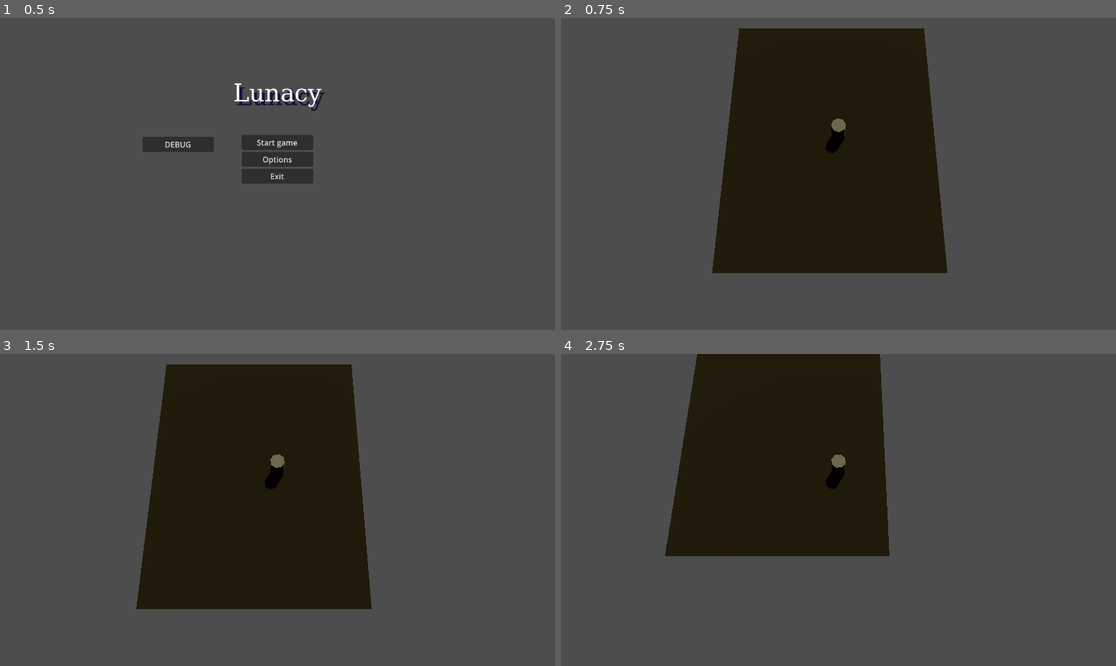
Above: before the commit, frames 1-4 (two rows, left to right).
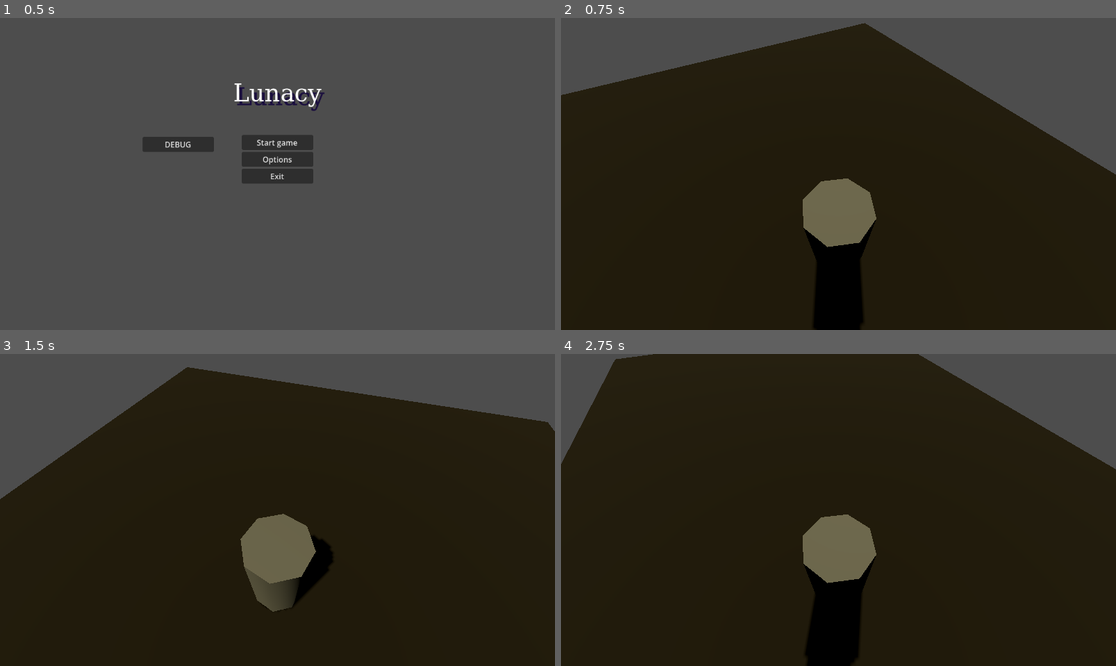
Above: after the commit, the same moments.

Repository: Sufforine/lunacy
Game: Godot game, scene res://scenes/main_menu.tscn
Two runs of this game, one before a commit and one after it. Both use one fixed random seed, a clock stepped at 60 frames per second and the inputs below.
Inputs (mouse positions are in pixels of both pictures, inside the frame that each line leads up to):
- Up to frame 1 (0.5 s): no input
- Up to frame 2 (0.75 s): click "DEBUG" at 0.5 s
- Up to frame 3 (1.5 s): tap Enter at 1.25 s; move the mouse to (399, 494) at 1.27 s; hold D (move_right) from 1.28 s (still down); click (399, 494) at 1.42 s
- Up to frame 4 (2.75 s): move the mouse to (727, 525) at 2.02 s; release D (move_right) at 2.03 s; hold S (move_backward) from 2.03 s (still down); click (727, 525) at 2.17 s

Frame 1 is identical in both runs. In frame 2, 57% of the frame differs, in the area x 0-100%, y 1-100%; in frame 3, 60%; in frame 4, 69%, in the area x 0-100%, y 0-100%.

Commit message:
Camera - sketches

Diff:
--- a/Player/player.gd
+++ b/Player/player.gd
@@ -1,47 +1,50 @@
 class_name Player
 extends CharacterBody3D
 
-## Player move speed
+## Скорость движения
 @export var move_speed: float = 5.0
+## Скорость поворота персонажа (лицом по направлению движения)
+@export var rotation_speed: float = 10.0
 
-## Rotation ease speed
-@export var ease_speed: float = 5.0
-
-## Camera rig
-@onready var camera_rig = $CameraRig
+## Ссылка на вашу новую камеру-риг
+@onready var camera_rig = $CameraPivot # Убедитесь, что имя совпадает с узлом в сцене
 
 func _physics_process(delta: float) -> void:
-	_handle_movement()
-	_handle_rotation(delta)
+	_handle_movement(delta)
 
-## Handle player movement
-func _handle_movement() -> void:
-	var input_dir = InputManager.get_input_direction()
-	var velocity_vector = input_dir * move_speed
-	velocity.x = velocity_vector.x
-	velocity.z = velocity_vector.z
+func _handle_movement(delta: float) -> void:
+	# 1. Получаем вектор ввода (например, WASD)
+	var input_dir = InputManager.get_input_direction() # Ожидается Vector3
+
+	# 2. Берем базис (направление) камеры
+	# .basis.z — это куда смотрит камера "вглубь"
+	# .basis.x — это "право" камеры
+	var camera_basis = camera_rig.global_transform.basis
+
+	# 3. Рассчитываем направление движения относительно камеры
+	# Мы обнуляем Y, чтобы игрок не пытался "лететь" вверх, если камера наклонена
+	var forward = camera_basis.z
+	var right = camera_basis.x
+	forward.y = 0
+	right.y = 0
+	forward = forward.normalized()
+	right = right.normalized()
+
+	# Итоговый вектор: (вперед/назад по камере) + (лево/право по камере)
+	var direction = (forward * input_dir.z + right * input_dir.x).normalized()
+
+	if direction.length() > 0.001:
+		# Двигаем персонажа
+		velocity.x = direction.x * move_speed
+		velocity.z = direction.z * move_speed
+
+		# ПОВОРОТ ПЕРСОНАЖА:
+		# Вместо того чтобы смотреть на курсор, персонаж плавно поворачивается
+		# в ту сторону, КУДА ОН ИДЕТ (как в большинстве экшн-MOBA)
+		var target_angle = atan2(direction.x, direction.z)
+		rotation.y = lerp_angle(rotation.y, target_angle, rotation_speed * delta)
+	else:
+		velocity.x = move_toward(velocity.x, 0, move_speed)
+		velocity.z = move_toward(velocity.z, 0, move_speed)
+
 	move_and_slide()
-
-## Handle player rotation
-func _handle_rotation(delta: float) -> void:
-	if not camera_rig:
-		printerr("Missing camera")
-		return
-
-	var camera: Camera3D = camera_rig.camera
-	var viewport = get_viewport();
-	if not viewport:
-		printerr("Missing viewport")
-		return
-
-	var mouse_pos = viewport.get_mouse_position()
-	var from = camera.project_ray_origin(mouse_pos)
-	var dir = camera.project_ray_normal(mouse_pos)
-	var plane = Plane(Vector3.UP, position.y)
-	var mouse_world_pos = plane.intersects_ray(from, dir)
-
-	if mouse_world_pos != null:
-		var target_dir = (position - mouse_world_pos).normalized()
-		var target_rot_y = atan2(target_dir.x, target_dir.z)
-		var current_rot_y = rotation.y
-		rotation.y = lerp_angle(current_rot_y, target_rot_y, 1.0 - pow(0.001, delta * ease_speed))
--- /dev/null
+++ b/Scripts/Camera2/Camera.tscn
@@ -0,0 +1,16 @@
+[gd_scene format=3 uid="uid://ci3vfmgo8653m"]
+
+[ext_resource type="Script" uid="uid://cyuam00vvn345" path="res://Scripts/Camera2/camera.gd" id="1_b3jth"]
+
+[node name="CameraPivot" type="Node3D" unique_id=1510790156]
+script = ExtResource("1_b3jth")
+
+[node name="Node3D" type="Node3D" parent="." unique_id=742246724]
+transform = Transform3D(1, 0, 0, 0, 1, 0, 0, 0, 1, 0, 2.0788136, 0)
+
+[node name="SpringArm3D" type="SpringArm3D" parent="Node3D" unique_id=256493671]
+transform = Transform3D(1.7320508, 0.81915206, -0.57357645, 0, 1.1471529, 1.6383041, 1, -1.418813, 0.9934635, 0, 0, 0)
+
+[node name="Camera3D" type="Camera3D" parent="Node3D/SpringArm3D" unique_id=1578011494]
+transform = Transform3D(1, 0, 0, 0, 1, 0, 0, 0, 1, 0, 0, 10)
+current = true
--- /dev/null
+++ b/Scripts/Camera2/camera.gd
@@ -0,0 +1,24 @@
+extends Node3D
+
+@export var sensitivity: float = 0.005
+
+func _ready():
+	# Capture the mouse to allow infinite rotation without hitting screen edges
+	top_level = true
+	Input.set_mouse_mode(Input.MOUSE_MODE_CAPTURED)
+
+func _unhandled_input(event: InputEvent):
+	if event is InputEventMouseMotion:
+		# Rotate the pivot (and thus the camera) based on horizontal mouse movement
+		# This "turns the world" around the player
+		rotate_y(-event.relative.x * sensitivity)
+
+		# Optional: Add vertical rotation to the CameraArm child
+		# var arm = $CameraArm
+		# arm.rotate_x(-event.relative.y * sensitivity)
+		# arm.rotation.x = clamp(arm.rotation.x, deg_to_rad(-60), deg_to_rad(-20))
+
+func _process(_delta):
+	# Keep the pivot exactly at the player's position
+	# This prevents the camera from inheriting the player's rotation
+	global_position = get_parent().global_position
--- a/scenes/mission.tscn
+++ b/scenes/mission.tscn
@@ -1,7 +1,7 @@
 [gd_scene format=3 uid="uid://34tutc6qerwc"]
 
 [ext_resource type="Script" uid="uid://bcu0tkuixafso" path="res://Player/player.gd" id="1_nbcaj"]
-[ext_resource type="PackedScene" uid="uid://bl2yw82b40qvk" path="res://Scripts/Camera/camera.tscn" id="2_uxhhj"]
+[ext_resource type="PackedScene" uid="uid://ci3vfmgo8653m" path="res://Scripts/Camera2/camera.tscn" id="2_v3nvf"]
 
 [sub_resource type="StandardMaterial3D" id="StandardMaterial3D_nbcaj"]
 albedo_color = Color(0.15762597, 0.13005483, 0.06703506, 1)
@@ -35,6 +35,4 @@
 transform = Transform3D(1, 0, 0, 0, 1, 0, 0, 0, 1, 0.07881653, 0.2788086, 0)
 shape = SubResource("CapsuleShape3D_ebncj")
 
-[node name="CameraRig" parent="Player" unique_id=269756323 node_paths=PackedStringArray("player") instance=ExtResource("2_uxhhj")]
-top_level = true
-player = NodePath("..")
+[node name="CameraPivot" parent="Player" unique_id=1510790156 instance=ExtResource("2_v3nvf")]
Not shown, added: Scripts/Camera2/camera.gd.uid
